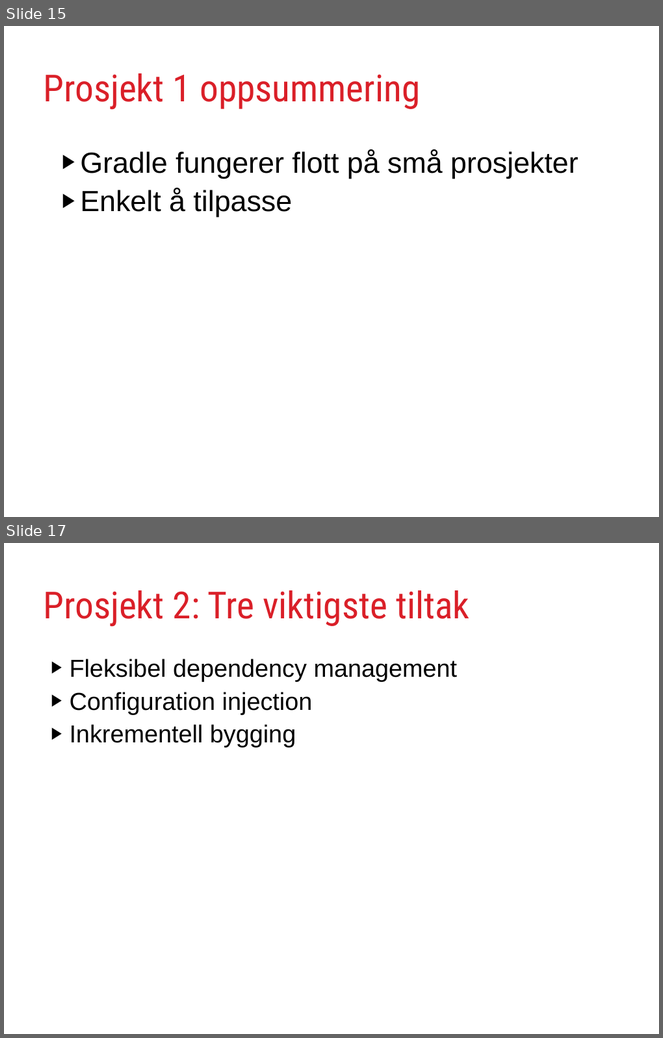
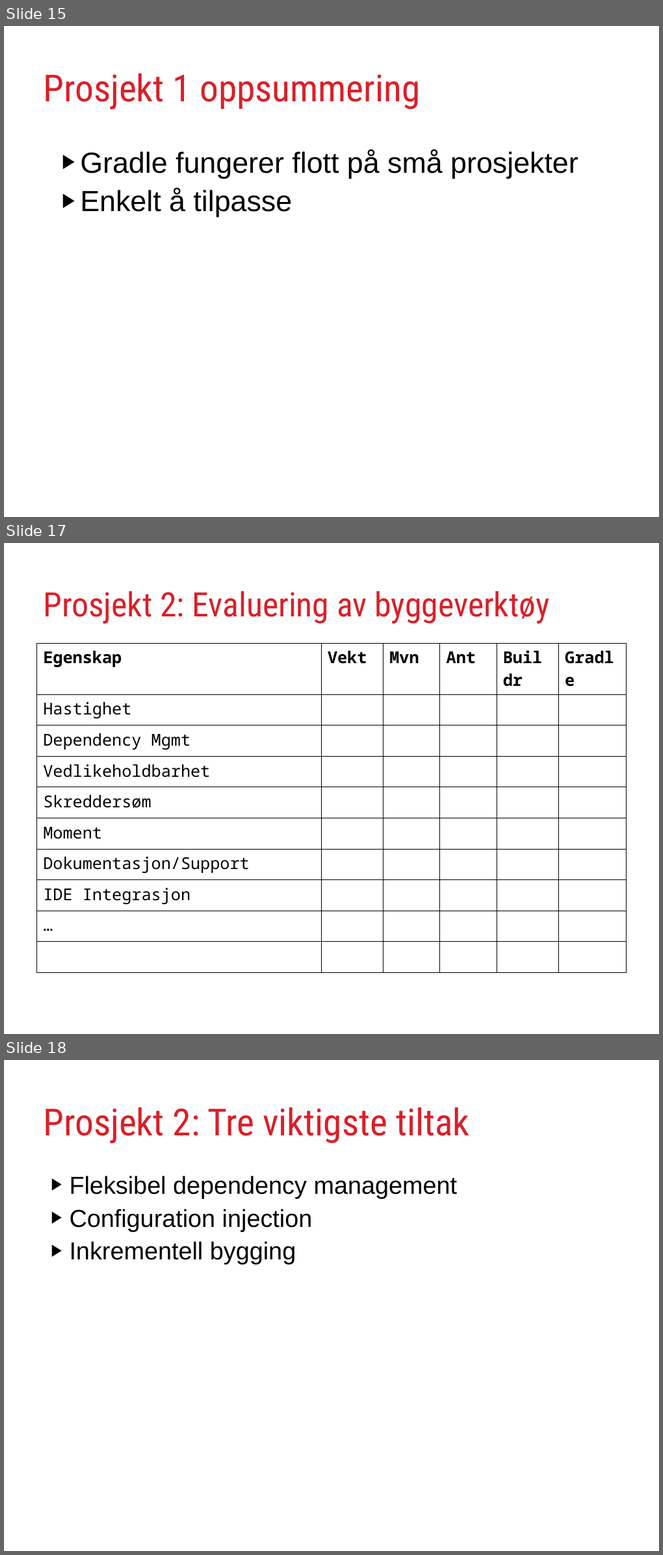
Before and after one commit to rundis/GradleJZ2012, a slide deck: GradleYourBuild.ppt. Shown one above the other, each under a label of ours: slides 15 and 17 before the commit, slides 15, 17 and 18 after it; the slides between them are not shown. The pictures are 663x1038 and 663x1555 pixels, drawn with LibreOffice and Linux fonts; fonts in the diff are those of the drawing. Boxes give left, top, right and bottom in pixels: in the first picture for what was removed or moved away, otherwise in the second. Text is boxed around its words. In the diff, an @@ line names an element or a change of style, - is before the commit and + after.

```diff
--- a/GradleYourBuild.ppt
+++ b/GradleYourBuild.ppt
@@ slide 17 added at <box>4,543,659,1034</box>, background #FFFFFF @@
@@ title added at <box>43,591,550,624</box>, 37 pt, text #DA1F28 @@
+Prosjekt 2: Evaluering av byggeverktøy
@@ table added at <box>36,643,627,909</box>, 10 rows, 6 columns @@
+Egenskap | Vekt | Mvn | Ant | Buildr | Gradle
+Hastighet |  |  |  |  | 
+Dependency Mgmt |  |  |  |  | 
+Vedlikeholdbarhet |  |  |  |  | 
+Skreddersøm |  |  |  |  | 
+Moment |  |  |  |  | 
+Dokumentasjon/Support |  |  |  |  | 
+IDE Integrasjon |  |  |  |  | 
+… |  |  |  |  | 
+ |  |  |  |  | 
@@ what was slide 17 is now slide 18 @@
```
Also in this commit, not shown: 9 slides changed, 6 other files.
